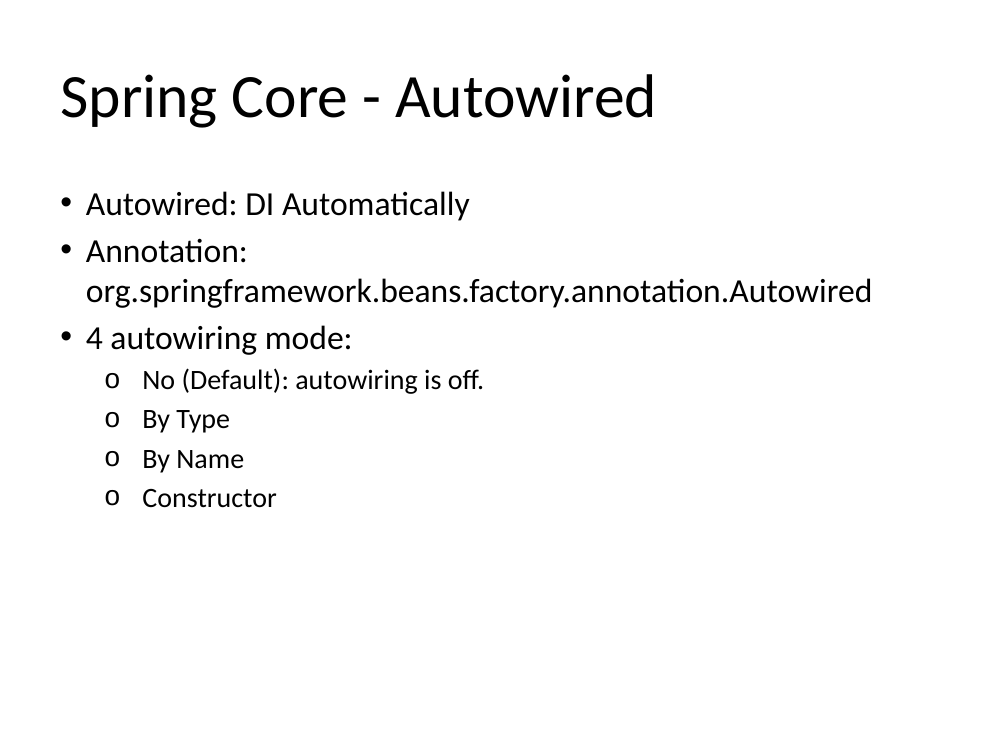
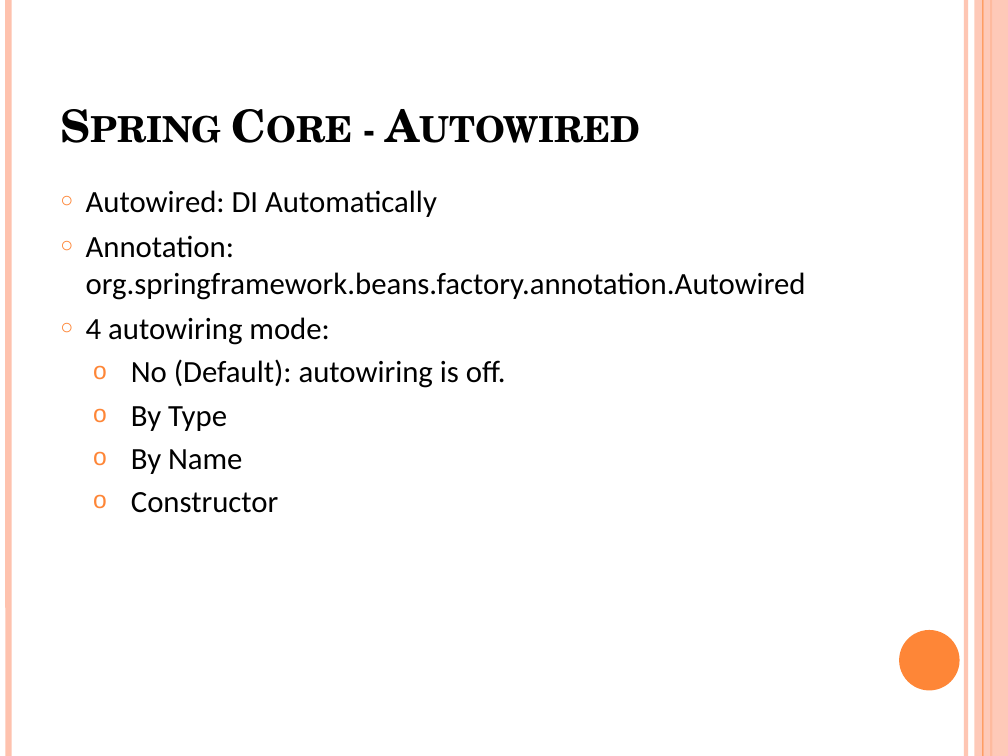
Before and after one commit to java-training-tdt/spring-document, a slide deck: slide 7 of TDT Spring core/slide/Spring Introduction & Spring Core.pptx (slide 6 before the commit). Drawn at 1008x756 pixels with LibreOffice and Linux fonts; fonts in the diff are those of the drawing. Boxes give left, top, right and bottom in pixels: in the first picture for what was removed or moved away, otherwise in the second. Text is boxed around its words. In the diff, an @@ line names an element or a change of style, - is before the commit and + after.

```diff
--- a/TDT Spring core/slide/Spring Introduction & Spring Core.pptx
+++ b/TDT Spring core/slide/Spring Introduction & Spring Core.pptx
@@ line added from (8, 0) to (8, 756), #FEC3AE 4.5 pt @@
@@ line added from (966, 0) to (966, 756), #FEC3AE 3 pt @@
@@ rectangle added at bbox=[975, 0, 1008, 756], fill #FEC3AE at 87% opacity @@
@@ line added from (983, 0) to (983, 756), #FE8637 0.75 pt @@
@@ line added from (991, 0) to (991, 756), #FE8637 1.5 pt @@
@@ title "Spring Core - Autowired" at bbox=[50, 30, 874, 156]: size 44 to 32 pt, font Calibri to TeX Gyre Schola, bold on, small capitals on; vertical alignment middle to bottom @@
@@ text "Autowired: DI Automatically" at bbox=[86, 190, 806, 513]: size 24 to 22 pt in "Autowired: DI Automatically", "Annotation: org.springframework.beans.factory.annotation.Aut ...", "4 autowiring mode:"; size 20 to 22 pt in "No (Default): autowiring is off.", "By Type", "By Name", "Constructor"; bullet • to ○; more space between paragraphs; indent changed @@
@@ ellipse added at bbox=[899, 630, 960, 690], fill #FE8637 @@
```
Also in this commit, not shown: 9 other slides changed, 1 slide added, 3 other files.
